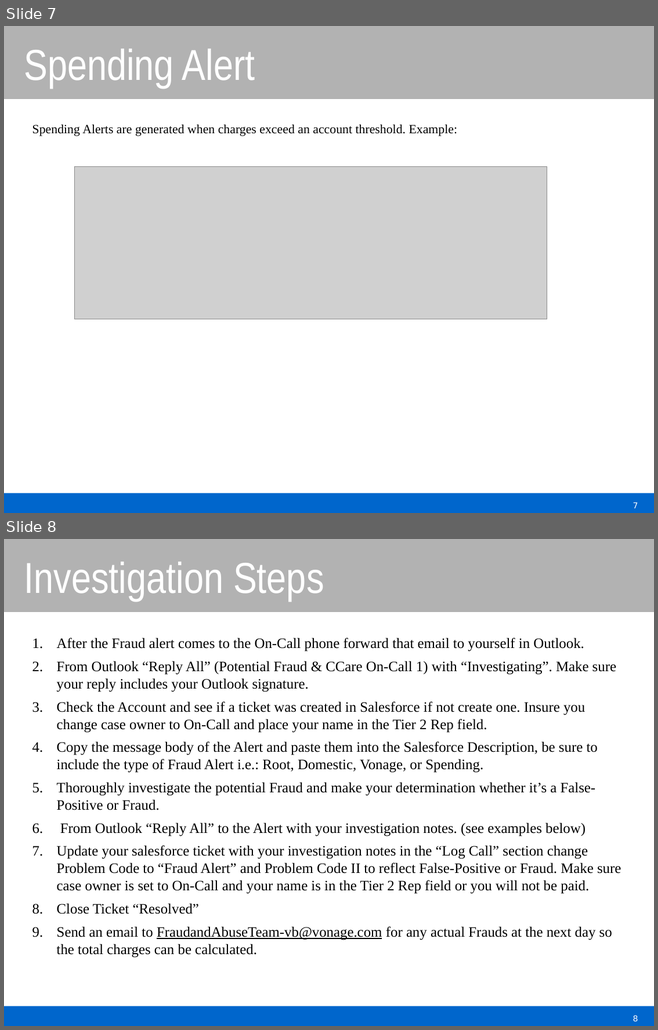
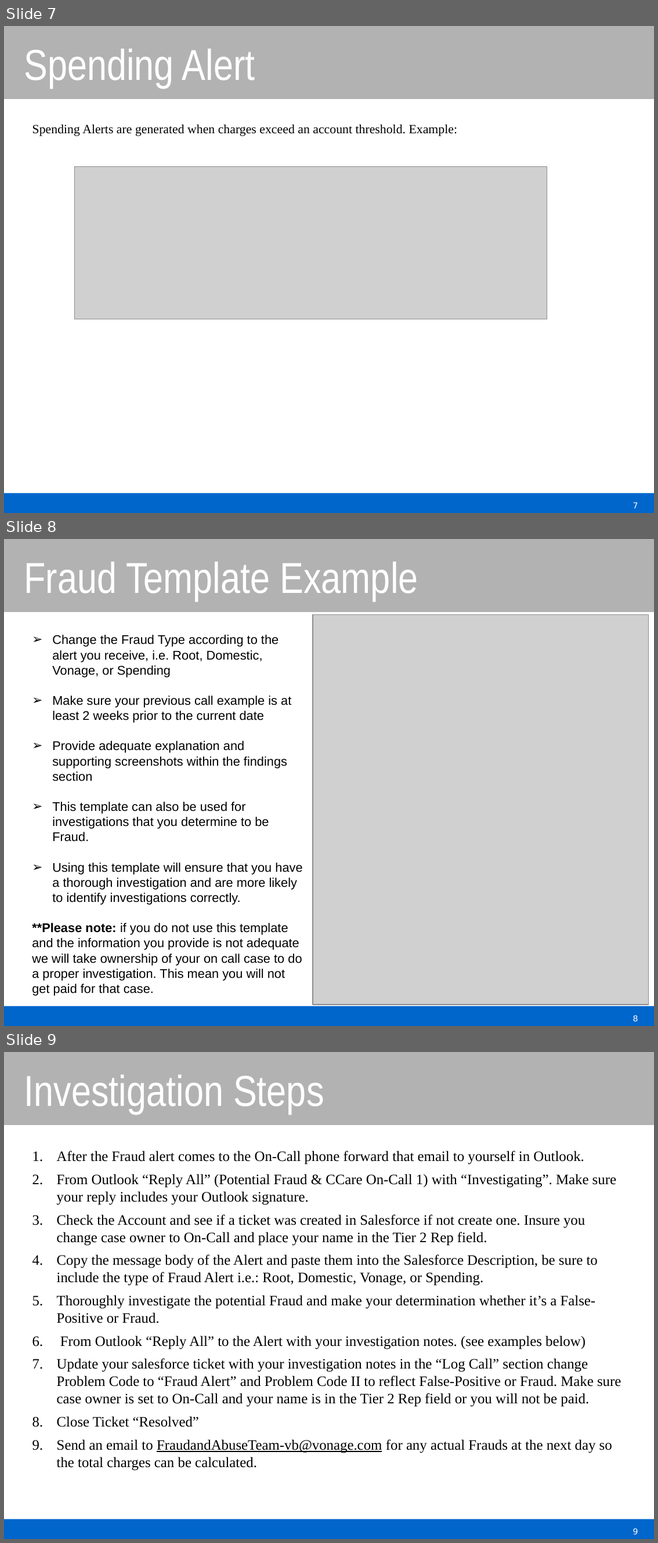
Before and after one commit to tbmillikin/Fraud-Procedures, a slide deck: On-CallFraudProcedures.pptx. Shown one above the other, each under a label of ours: slides 7 and 8 before the commit, slides 7, 8 and 9 after it. The pictures are 658x1030 and 658x1543 pixels, drawn with LibreOffice and Linux fonts; fonts in the diff are those of the drawing; grey boxes stand for pictures; background and template pictures are left out. Boxes give left, top, right and bottom in pixels: in the first picture for what was removed or moved away, otherwise in the second. Text is boxed around its words. In the diff, an @@ line names an element or a change of style, - is before the commit and + after.

Commit message:
Updated types of fraud, added fraud template page

```diff
--- a/On-CallFraudProcedures.pptx
+++ b/On-CallFraudProcedures.pptx
@@ slide 8 added at [4, 539, 654, 1026], background picture (left out); not listed: 2 template elements that a slide beside it also shows @@
@@ title added at [24, 562, 418, 601], 48 pt, text #FFFFFF @@
+Fraud Template Example
@@ picture added at [313, 615, 648, 1005] @@
@@ text added at [32, 635, 302, 996], 14 pt, text #000000 @@
+➢ Change the Fraud Type according to the alert you receive, i.e. Root, Domestic, Vonage, or Spending
+➢ Make sure your previous call example is at least 2 weeks prior to the current date
+➢ Provide adequate explanation and supporting screenshots within the findings section
+➢ This template can also be used for investigations that you determine to be Fraud.
+➢ Using this template will ensure that you have a thorough investigation and are more likely to identify investigations correctly.
+**Please note: if you do not use this template and the information you provide is not adequate we will take ownership of your on call case to do a proper investigation. This mean you will not get paid for that case.
@@ page number added at [633, 1015, 638, 1022], 9 pt, text #FFFFFF @@
+8
@@ what was slide 8 is now slide 9 @@
@@ page number at [633, 1528, 638, 1535]: text changed @@
-8
+9
```
Also in this commit, not shown: 2 slides changed.
